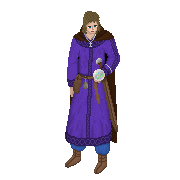
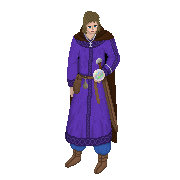
Revision of a layered 180 x 180 image; what changed, layer by layer:
painted on "Background" over (x1=70, y1=141, x2=111, y2=160)
